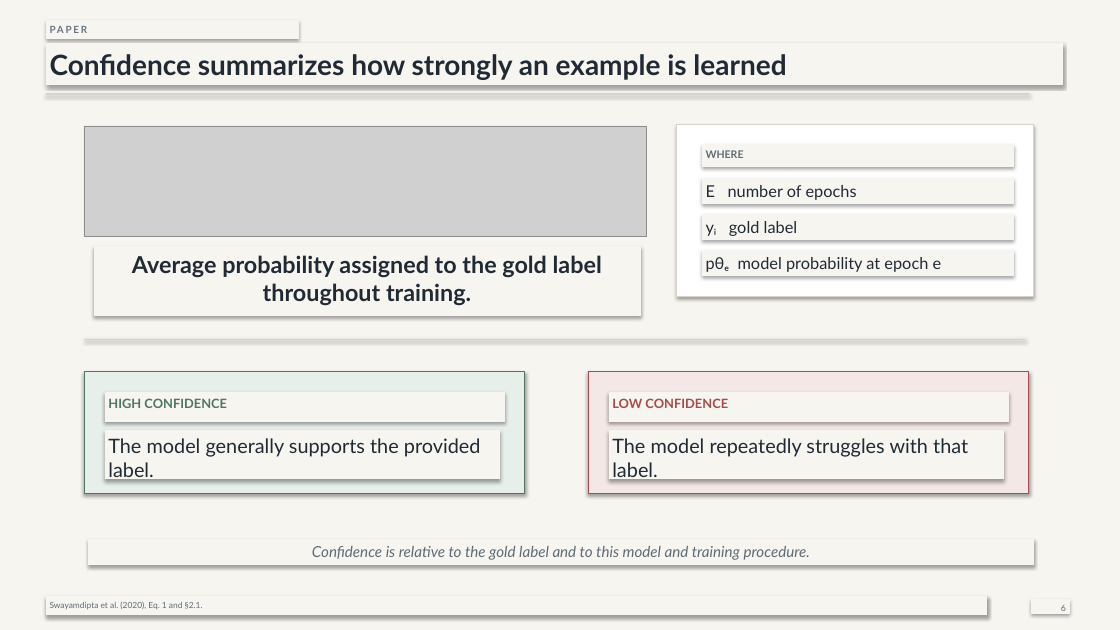
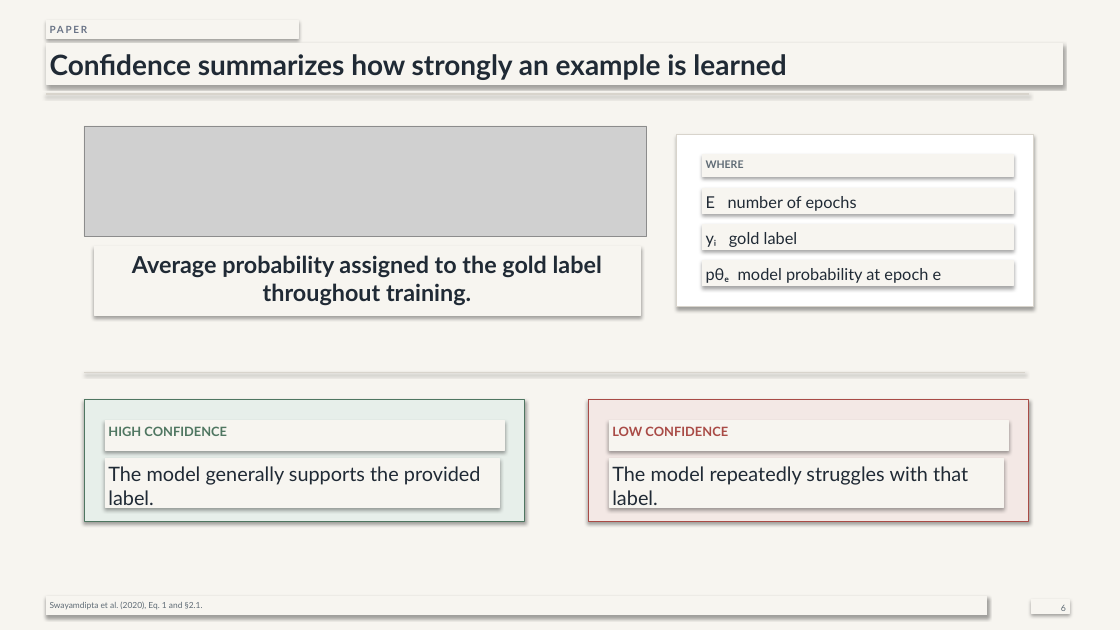
Before and after one commit to JuliaMazine/dataset-cartography-reproduction, a slide deck: slide 6 of presentation/dataset_cartography_reproduction.pptx. Drawn at 1120x630 pixels with LibreOffice and Linux fonts; fonts in the diff are those of the drawing; grey boxes stand for pictures. Boxes give left, top, right and bottom in pixels: in the first picture for what was removed or moved away, otherwise in the second. Text is boxed around its words. In the diff, an @@ line names an element or a change of style, - is before the commit and + after.

```diff
--- a/presentation/dataset_cartography_reproduction.pptx
+++ b/presentation/dataset_cartography_reproduction.pptx
@@ 5 rectangles: place and size @@
-5 rectangles at [676, 124, 1033, 297]
+5 rectangles at [676, 134, 1033, 307]
@@ line moved from (84, 339) - (1025, 339) to (84, 373) - (1025, 373) @@
@@ 6 rectangles: place and size @@
-6 rectangles at [84, 371, 1029, 493]
+6 rectangles at [84, 400, 1029, 522]
@@ rectangle removed at [88, 539, 1033, 565] @@
-Confidence is relative to the gold label and to this model and training procedure.
```
Also in this commit, not shown: 7 other slides changed.
